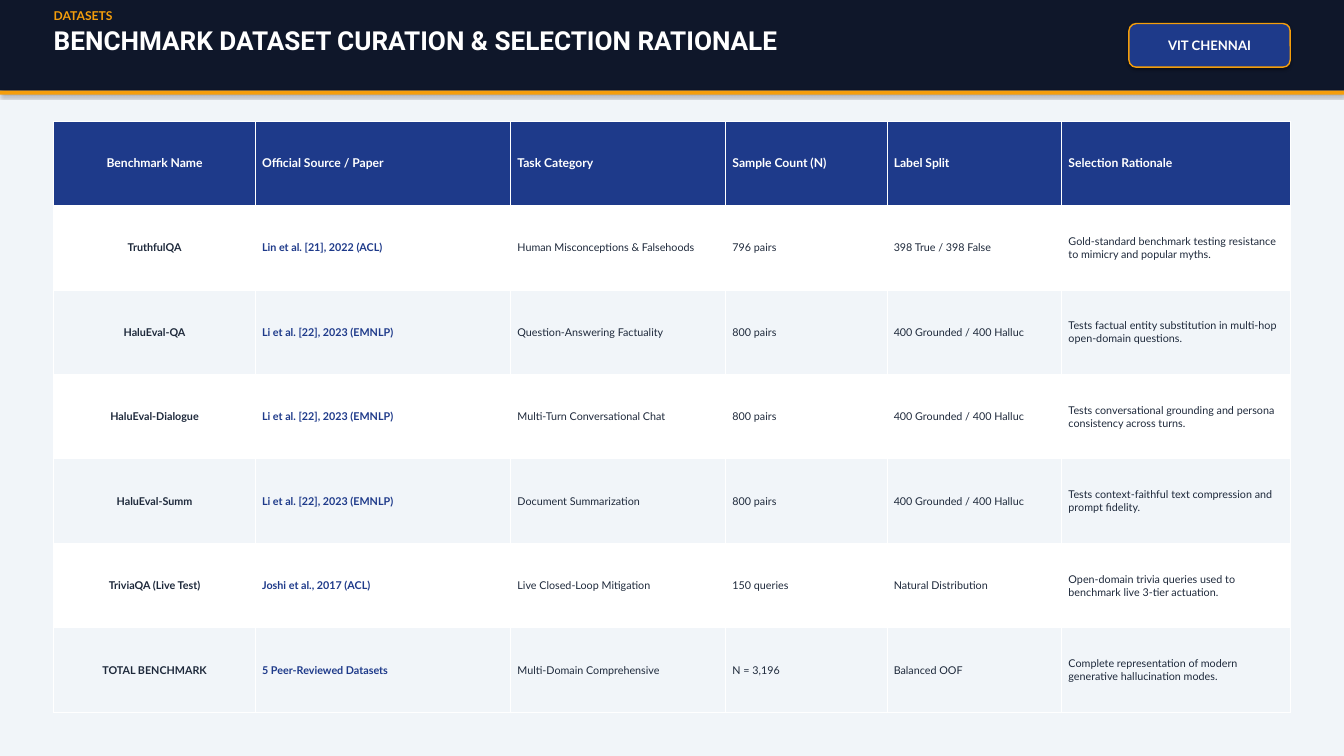
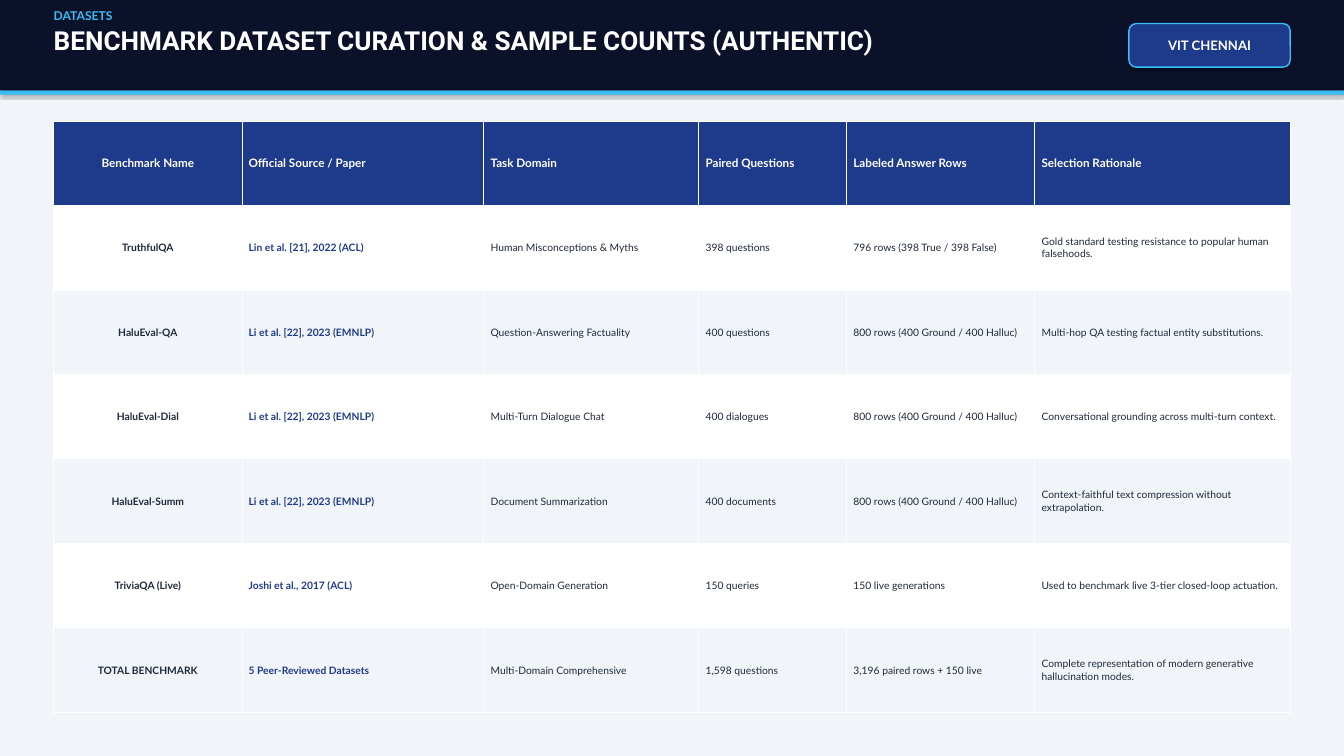
Before and after one commit to yogeshravi19/trueguard, a slide deck: slide 17 of CAPSTONE/FINAL_TRUEGUARD_PRESENTATION.pptx. Drawn at 1344x756 pixels with LibreOffice and Linux fonts; fonts in the diff are those of the drawing. Boxes give left, top, right and bottom in pixels: in the first picture for what was removed or moved away, otherwise in the second. Text is boxed around its words. In the diff, an @@ line names an element or a change of style, - is before the commit and + after.

```diff
--- a/CAPSTONE/FINAL_TRUEGUARD_PRESENTATION.pptx
+++ b/CAPSTONE/FINAL_TRUEGUARD_PRESENTATION.pptx
@@ rectangle at [0, 0, 1344, 91]: fill #0F172A to #0A1128 @@
@@ text at [54, 29, 873, 56]: text changed @@
-BENCHMARK DATASET CURATION & SELECTION RATIONALE
+BENCHMARK DATASET CURATION & SAMPLE COUNTS (AUTHENTIC)
@@ text at [54, 11, 113, 20]: text colour #F59E0B to #38BDF8 in "DATASETS" @@
@@ rounded rectangle "VIT CHENNAI" at [1129, 24, 1290, 67]: outline #F59E0B 1.5 pt to #38BDF8 1.5 pt @@
@@ rectangle at [0, 91, 1344, 95]: fill #F59E0B to #38BDF8 @@
@@ table at [54, 121, 1290, 712] @@
-row 1: Benchmark Name | Official Source / Paper | Task Category | Sample Count (N) | Label Split | Selection Rationale
+row 1: Benchmark Name | Official Source / Paper | Task Domain | Paired Questions | Labeled Answer Rows | Selection Rationale
-row 2: TruthfulQA | Lin et al. [21], 2022 (ACL) | Human Misconceptions & Falsehoods | 796 pairs | 398 True / 398 False | Gold-standard benchmark testing resistance to mimicry and popular myths.
+row 2: TruthfulQA | Lin et al. [21], 2022 (ACL) | Human Misconceptions & Myths | 398 questions | 796 rows (398 True / 398 False) | Gold standard testing resistance to popular human falsehoods.
-row 3: HaluEval-QA | Li et al. [22], 2023 (EMNLP) | Question-Answering Factuality | 800 pairs | 400 Grounded / 400 Halluc | Tests factual entity substitution in multi-hop open-domain questions.
+row 3: HaluEval-QA | Li et al. [22], 2023 (EMNLP) | Question-Answering Factuality | 400 questions | 800 rows (400 Ground / 400 Halluc) | Multi-hop QA testing factual entity substitutions.
-row 4: HaluEval-Dialogue | Li et al. [22], 2023 (EMNLP) | Multi-Turn Conversational Chat | 800 pairs | 400 Grounded / 400 Halluc | Tests conversational grounding and persona consistency across turns.
+row 4: HaluEval-Dial | Li et al. [22], 2023 (EMNLP) | Multi-Turn Dialogue Chat | 400 dialogues | 800 rows (400 Ground / 400 Halluc) | Conversational grounding across multi-turn context.
-row 5: HaluEval-Summ | Li et al. [22], 2023 (EMNLP) | Document Summarization | 800 pairs | 400 Grounded / 400 Halluc | Tests context-faithful text compression and prompt fidelity.
+row 5: HaluEval-Summ | Li et al. [22], 2023 (EMNLP) | Document Summarization | 400 documents | 800 rows (400 Ground / 400 Halluc) | Context-faithful text compression without extrapolation.
-row 6: TriviaQA (Live Test) | Joshi et al., 2017 (ACL) | Live Closed-Loop Mitigation | 150 queries | Natural Distribution | Open-domain trivia queries used to benchmark live 3-tier actuation.
+row 6: TriviaQA (Live) | Joshi et al., 2017 (ACL) | Open-Domain Generation | 150 queries | 150 live generations | Used to benchmark live 3-tier closed-loop actuation.
-row 7, column 4: N = 3,196
+row 7, column 4: 1,598 questions
-row 7, column 5: Balanced OOF
+row 7, column 5: 3,196 paired rows + 150 live
@@ size 13 to 12.5 pt in "Benchmark Name", "Official Source / Paper", "Selection Rationale" @@
@@ size 11.5 to 11 pt in "TruthfulQA", "Lin et al. [21], 2022 (ACL)", "HaluEval-QA", "Li et al. [22], 2023 (EMNLP)" and 11 more places @@
```
Also in this commit, not shown: 29 other slides changed, 14 other files.
